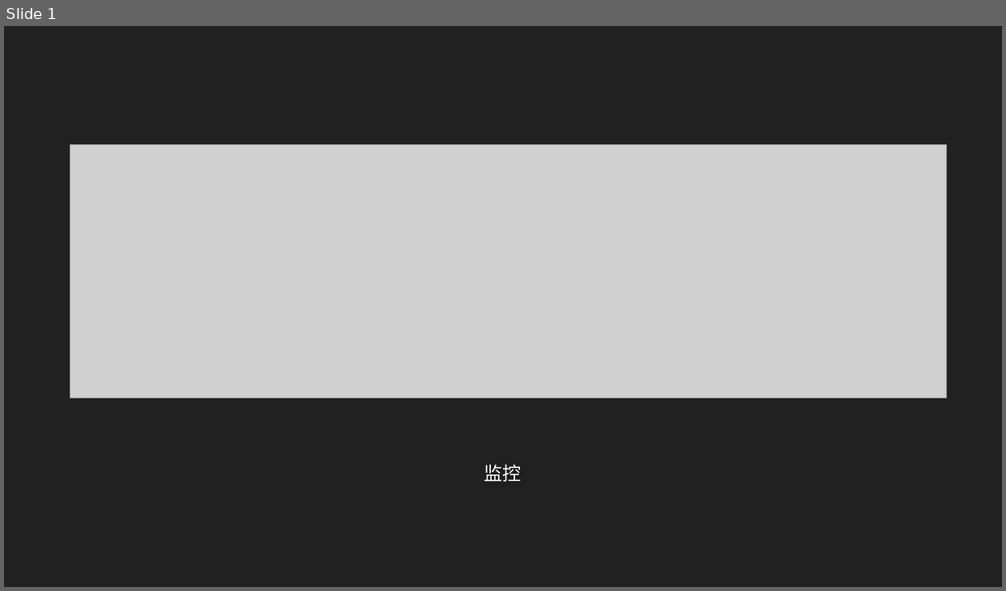
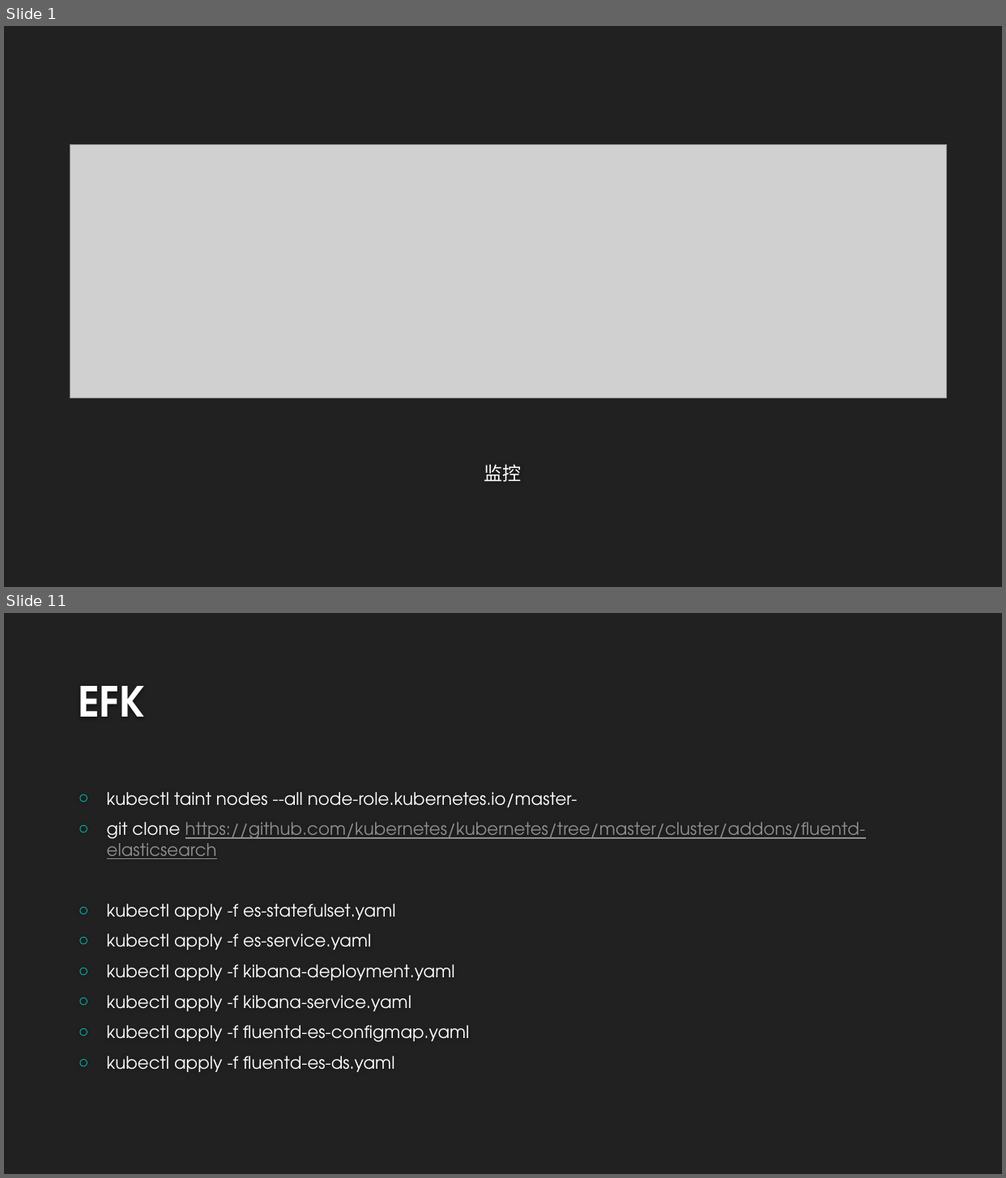
Before and after one commit to airuitian/CloudNative, a slide deck: kubernetes/k8s007.pptx. Shown one above the other, each under a label of ours: slide 1 before the commit, slides 1 and 11 after it; the slides between them are not shown. The pictures are 1006x591 and 1006x1178 pixels, drawn with LibreOffice and Linux fonts; fonts in the diff are those of the drawing; grey boxes stand for pictures; background and template pictures are left out. Boxes give left, top, right and bottom in pixels: in the first picture for what was removed or moved away, otherwise in the second. Text is boxed around its words. In the diff, an @@ line names an element or a change of style, - is before the commit and + after.

```diff
--- a/kubernetes/k8s007.pptx
+++ b/kubernetes/k8s007.pptx
@@ slide 11 added at [4, 613, 1002, 1174], background #212121 @@
@@ title added at [78, 686, 145, 717], 40 pt, text #FEFEFE, bold @@
+EFK
@@ text added at [107, 792, 866, 1072], 16.6 pt, text #FFFFFF @@
+○ kubectl taint nodes --all node-role.kubernetes.io/master-
+○ git clone https://github.com/kubernetes/kubernetes/tree/master/cluster/addons/fluentd-elasticsearch
+○ kubectl apply -f es-statefulset.yaml
+○ kubectl apply -f es-service.yaml
+○ kubectl apply -f kibana-deployment.yaml
+○ kubectl apply -f kibana-service.yaml
+○ kubectl apply -f fluentd-es-configmap.yaml
+○ kubectl apply -f fluentd-es-ds.yaml
```
Also in this commit, not shown: 1 slide changed, 12 other slides added, 1 other file.
